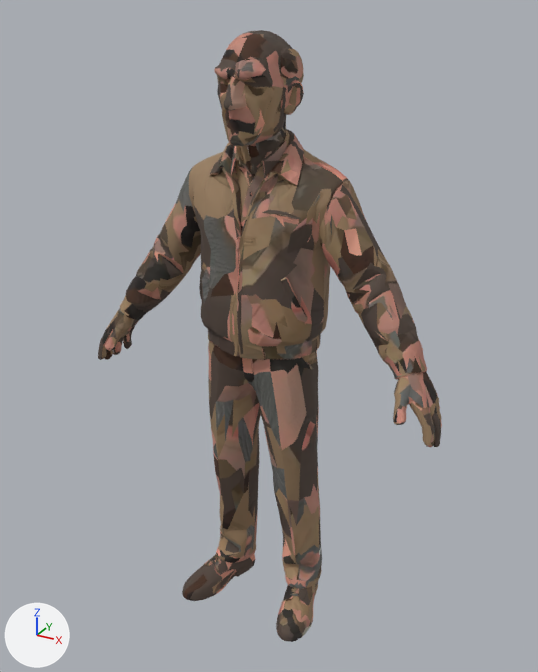
A saved change to the glTF model public/models/albuquerque/mike.glb.
Rendered twice from a camera (50 mm lens) standing at (0.999, -1.764, 1.85) and looking at (0.011, 0.032, 0.952). Lighting does not change. The marker at lower left points along +X, +Y and +Z. The first picture is the older version. Where no turn or scale is listed for an object, it has been applied to the vertices. Vertices at exactly the same position are counted once.

The first picture shows 'char1'.
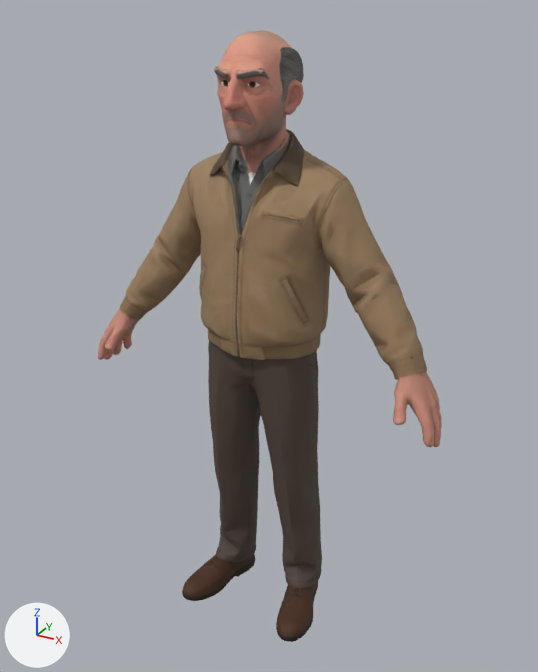
Changed parts and their boxes (x1, y1, x2, y2) in the pictures (538 x 672 px; the box of a moved part takes in the faces that stretch with it):
part 1 of me_mesh_0, moved or reshaped
    both: (189, 49, 441, 447)
part 2 of me_mesh_0, moved or reshaped
    both: (182, 489, 322, 642)
part 3 of me_mesh_0, moved or reshaped
    before: (104, 325, 132, 360)
    after: (104, 318, 140, 360)
part 4 of me_mesh_0, surface changed
    both: (98, 30, 442, 642)

Edits to the bpy script that builds the scene:
```text
Change me_mesh_0:
    where me_mesh_0.from_pydata(...)  # 6216 vertices, 12430 faces; spans x -0.57..0.57, y -0.18..0.18, z 0.0..1.8
    used by ob_char1; location = (0.0, 0.0, 0.0)
    me_mesh_0 part 1: 168 vertices moved within x -0.36..0.56, y -0.16..0.18, z 0.78..1.76
    me_mesh_0 part 2: 47 vertices moved within x -0.21..0.23, y -0.18..0.13, z 0.01..0.32
    me_mesh_0 part 3: 25 vertices moved within x -0.57..-0.44, y -0.1..0.03, z 0.77..0.97
    me_mesh_0 part 4: 10083 kept faces spanning x -0.57..0.57, y -0.18..0.18, z 0.0..1.8 get new texture (UV) coordinates
```
